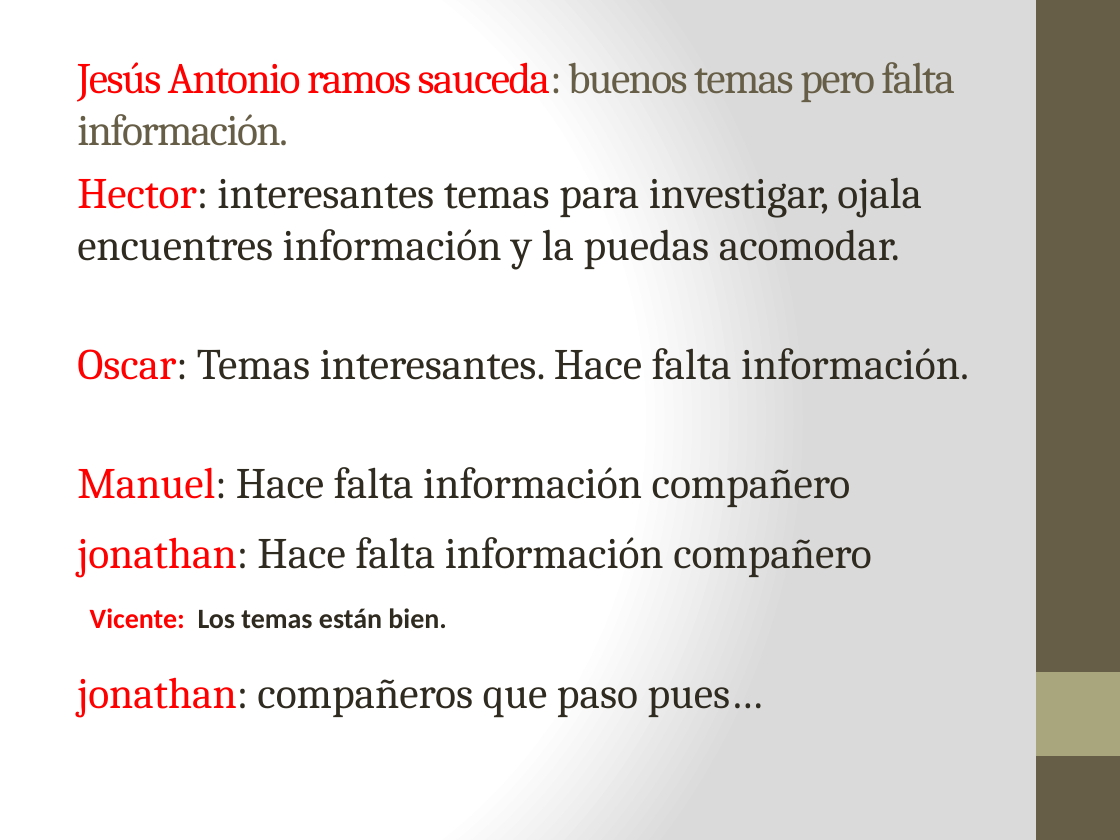
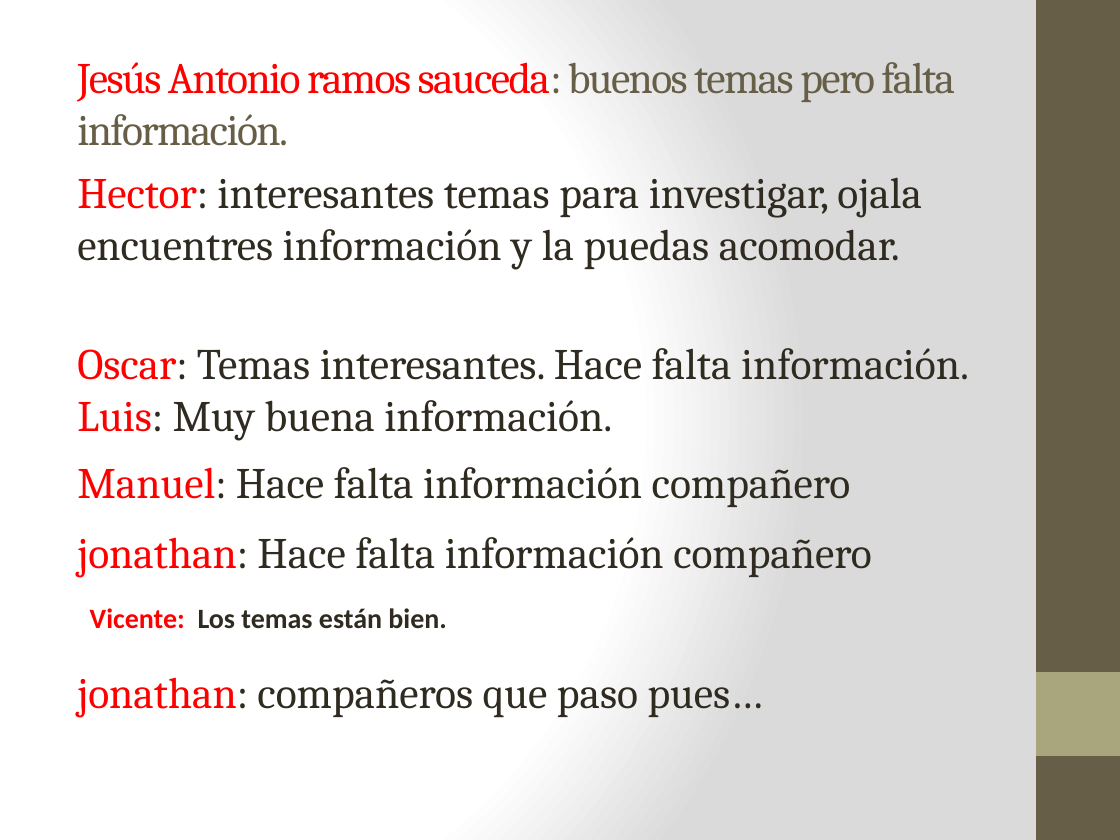
Before and after one commit to lc850/auditoria, a slide deck: slide 8 of 7 - Etapa de la justificación.pptx. Drawn at 1120x840 pixels with LibreOffice and Linux fonts; fonts in the diff are those of the drawing. Boxes give left, top, right and bottom in pixels: in the first picture for what was removed or moved away, otherwise in the second. Text is boxed around its words. In the diff, an @@ line names an element or a change of style, - is before the commit and + after.

Commit message:
Luis

```diff
--- a/7 - Etapa de la justificación.pptx
+++ b/7 - Etapa de la justificación.pptx
@@ text at bbox=[77, 348, 969, 441]: text changed @@
-Oscar: Temas interesantes. Hace falta información.
+Oscar: Temas interesantes. Hace falta información.
+Luis: Muy buena información.
```
